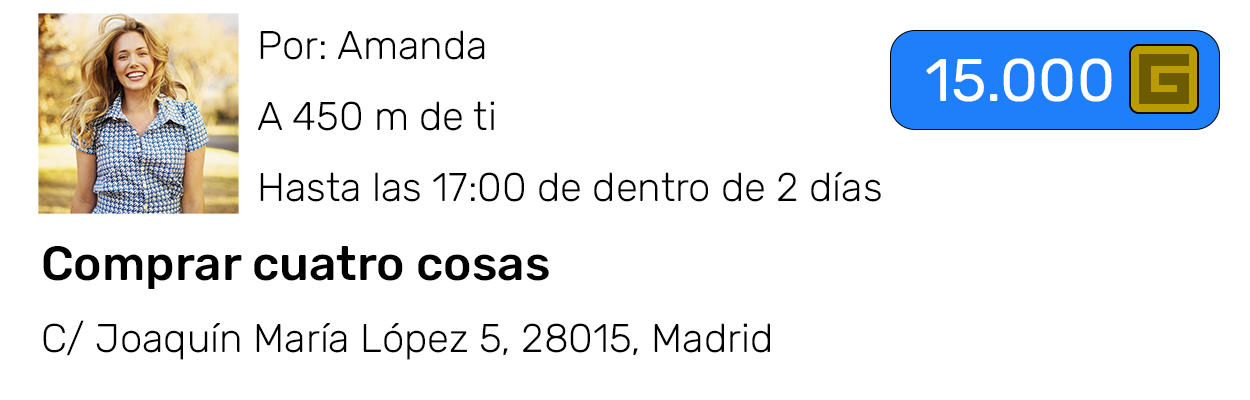
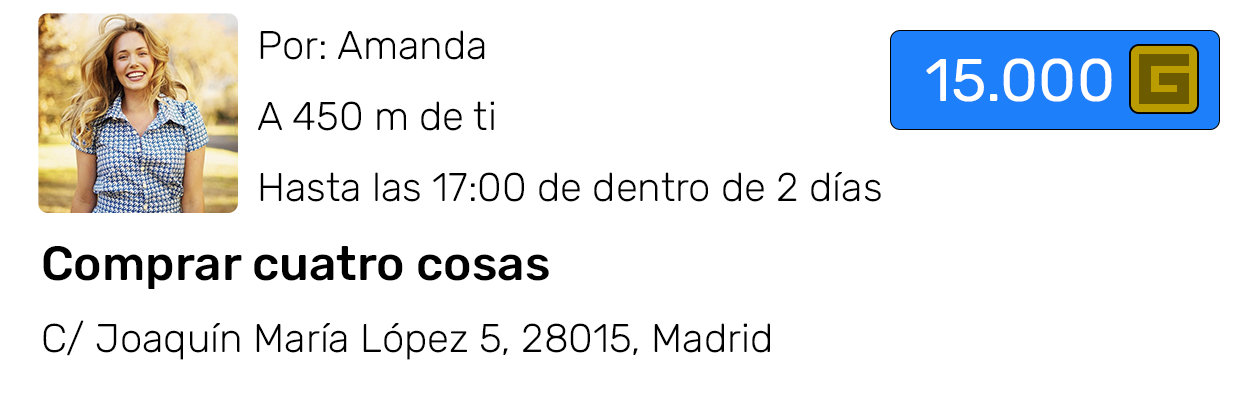
Revision of a layered 1250x400 image; what changed, layer by layer:
added layer "Rectángulo redondeado 2" above "Grollies1" over [38, 13, 239, 214]
painted on "Precio" over [890, 30, 1220, 130]
